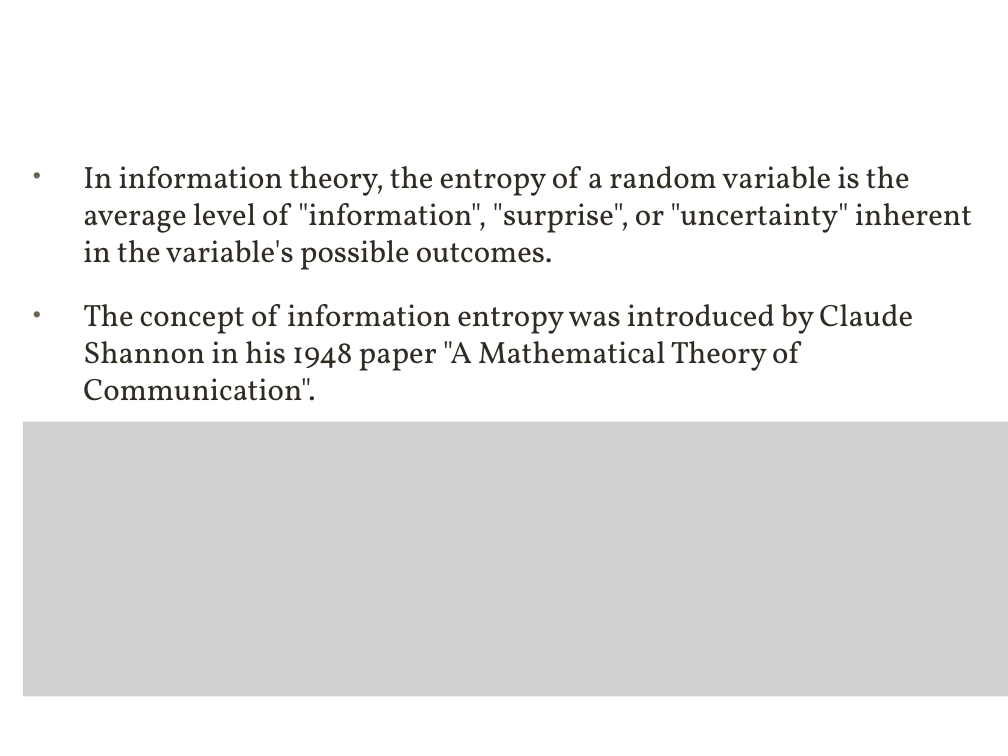
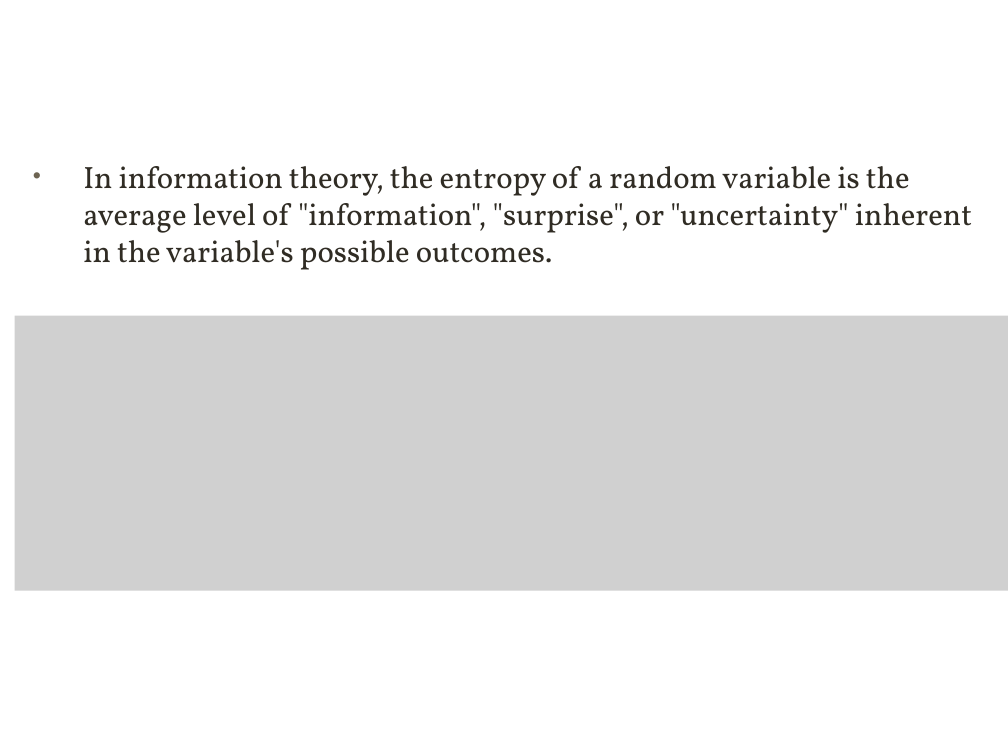
Before and after one commit to xuqinkun/Report, a slide deck: slide 12 of Deep Learning-3.12-3.14.pptx (slide 11 before the commit). Drawn at 1008x756 pixels with LibreOffice and Linux fonts; fonts in the diff are those of the drawing; grey boxes stand for pictures; background and template pictures are left out. Boxes give left, top, right and bottom in pixels: in the first picture for what was removed or moved away, otherwise in the second. Text is boxed around its words. In the diff, an @@ line names an element or a change of style, - is before the commit and + after.

```diff
--- a/Deep Learning-3.12-3.14.pptx
+++ b/Deep Learning-3.12-3.14.pptx
@@ picture: place and size @@
-picture at (23,421,1008,697)
+picture at (14,316,1008,591)
@@ text at (83,304,913,401): paragraph removed @@
-• The concept of information entropy was introduced by Claude Shannon in his 1948 paper "A Mathematical Theory of Communication".
```
Also in this commit, not shown: 9 other slides changed, 4 slides added, 2 slides removed.
